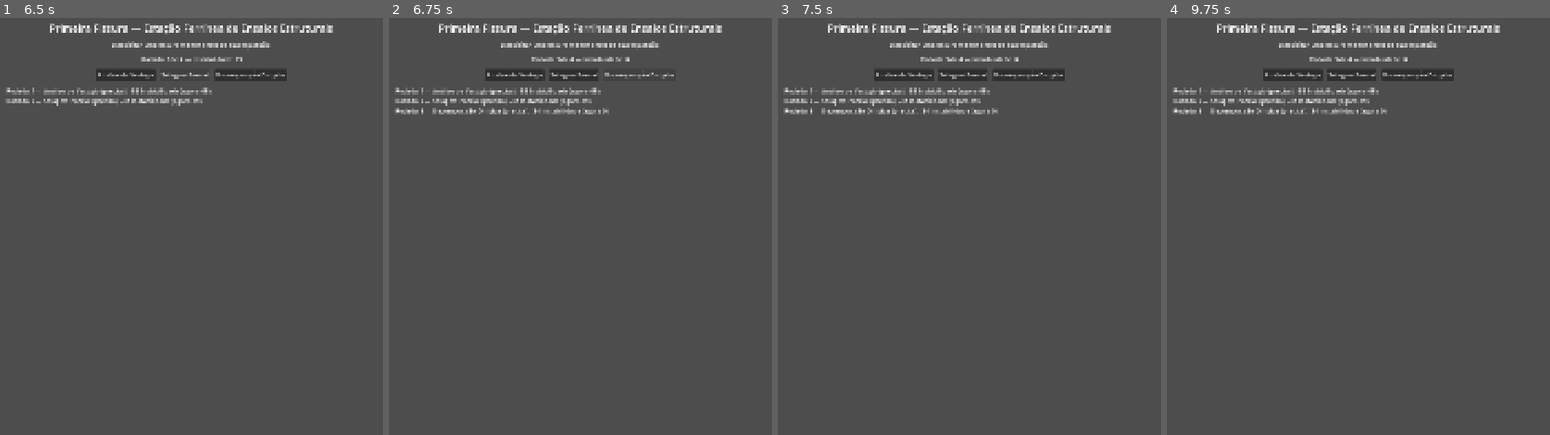
Above: before the commit, frames 1-4 (left to right).
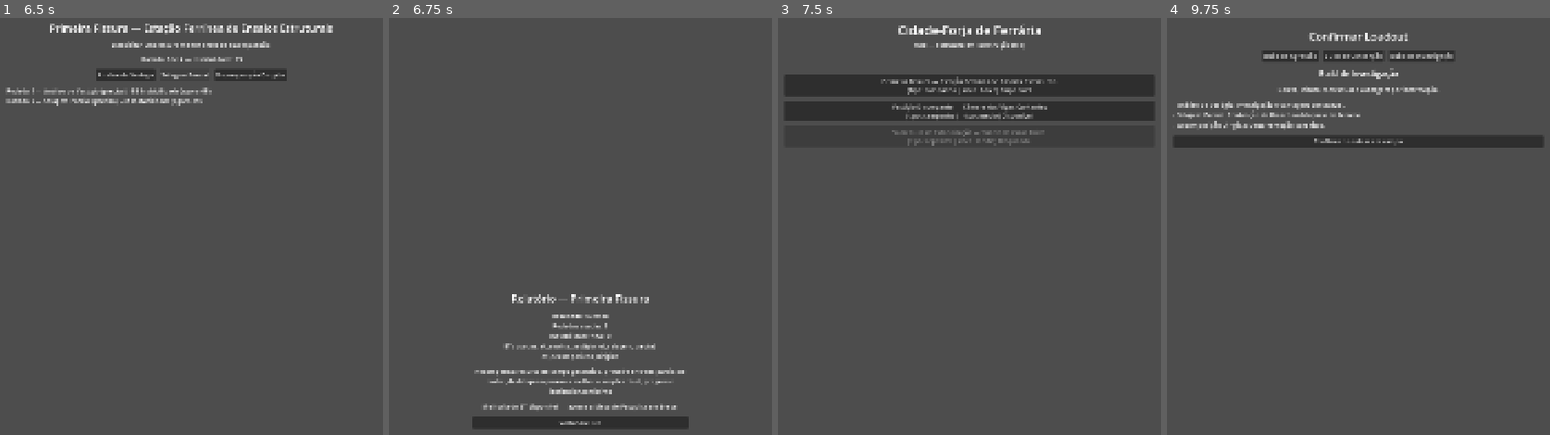
Above: after the commit, the same moments.

Repository: itsmeluan/azoth-breach
Game: Godot game, scene res://scenes/app/app_shell.tscn
Two runs of this game, one before a commit and one after it. Both use one fixed random seed, a clock stepped at 60 frames per second and the inputs below.
Inputs (mouse positions are in pixels of both pictures, inside the frame that each line leads up to):
- Up to frame 1 (6.5 s): click "Primeira Fissura — Estação Fe…" at 0.5 s; click "Seguir" at 1.25 s; click "Build de Agressão" at 2 s; click "Build de Contenção" at 2.75 s; click "Build de Investigação" at 3.5 s; click "Confirmar e entrar em campo" at 4.25 s; click "Análise de Vestígio" at 5 s; click "Selagem Parcial" at 5.75 s
- Up to frame 2 (6.75 s): click "Decomposição Dirigida" at 6.5 s
- Up to frame 3 (7.5 s): click (969, 422) at 7.25 s, where only the run after the commit has a clickable "Voltar ao Hub"
- Up to frame 4 (9.75 s): click (1358, 109) at 8 s, where only the run after the commit has a clickable "Vestígio Discrepante — Câmara…"; click (1293, 76) at 8.75 s, where only the run before the commit has a clickable "Análise de Vestígio"; click (1358, 393) at 9.5 s, where only the run after the commit has a clickable "Seguir"

Frame 1 is identical in both runs. In frame 2, 7.6% of the frame differs, in the area x 1-87%, y 1-99%; in frame 3, 11%, in the area x 1-99%, y 1-31%; in frame 4, 8.9%.
Error before the commit: Invalid call. Nonexistent function 'complete_operation' in base 'Node (slice_state.gd)'. (res://scripts/features/operations/operation_field_screen.gd:97)

Commit message:
BL-014, BL-006: recompensa e retorno pós-operação 01
Cria scenes/reports/report_screen.tscn: relatório básico (resultado,
rodadas usadas, instabilidade final, ETs usadas) e recompensa
(rewards_guaranteed da operação, mesmo formato de slug de
briefing_screen.gd), fechando o loop com botão "Voltar ao Hub".

Adiciona SliceState.complete_operation(operation_id): marca a operação
como concluída e aplica unlocks_on_complete ao operations_unlocked. O
OperationBoard do Hub já lê SliceState dinamicamente desde TK-M1-007,
então Vestígio Discrepante aparece disponível automaticamente na
próxima visita ao Hub, sem nenhuma mudança lá. Persistência em disco
fica para BL-019/M4 — a mudança em memória já é suficiente para o
critério de saída de M2 (o jogador percebe que o jogo mudou de
estado).

Conflito documental sinalizado e resolvido com o usuário: BL-006 lista
BL-015 (Mesa de Pesquisa Inicial) como dependência, mas 05.12 coloca
BL-015 só em M3 — BL-006 não pode de fato depender de um sistema que
só existe depois. O item "notificação de melhoria disponível" de
BL-006 vira um aviso textual estático na tela de relatório, sem nenhum
sistema funcional de pesquisa (que continua sendo construído de
verdade só em M3, quando BL-015 for implementado).

Validado headless: parse limpo, e simulação completa confirmando
título/resumo/recompensas/aviso do relatório, SliceState.operations_completed
e operations_unlocked corretos, e o quadro de operações do Hub já
mostrando Vestígio Discrepante disponível após o retorno — via debug
temporário removido antes do commit.

Refs: BL-014, BL-006 (docs/05_produto/AZOTH_05.11) — fecha o loop de M2

Diff:
--- /dev/null
+++ b/game/scenes/reports/report_screen.tscn
@@ -0,0 +1,56 @@
+[gd_scene load_steps=2 format=3]
+
+[ext_resource type="Script" path="res://scripts/features/reports/report_screen.gd" id="1"]
+
+[node name="ReportScreen" type="Control"]
+layout_mode = 3
+anchors_preset = 15
+anchor_right = 1.0
+anchor_bottom = 1.0
+grow_horizontal = 2
+grow_vertical = 2
+script = ExtResource("1")
+
+[node name="Content" type="VBoxContainer" parent="."]
+layout_mode = 1
+anchors_preset = 8
+anchor_left = 0.5
+anchor_top = 0.5
+anchor_right = 0.5
+anchor_bottom = 0.5
+offset_left = -280.0
+offset_top = -180.0
+offset_right = 280.0
+offset_bottom = 180.0
+grow_horizontal = 2
+grow_vertical = 2
+theme_override_constants/separation = 16
+
+[node name="TitleLabel" type="Label" parent="Content"]
+layout_mode = 2
+theme_override_font_sizes/font_size = 26
+autowrap_mode = 3
+text = ""
+horizontal_alignment = 1
+
+[node name="SummaryLabel" type="Label" parent="Content"]
+layout_mode = 2
+autowrap_mode = 3
+text = ""
+horizontal_alignment = 1
+
+[node name="RewardsLabel" type="Label" parent="Content"]
+layout_mode = 2
+autowrap_mode = 3
+text = ""
+horizontal_alignment = 1
+
+[node name="ResearchNoticeLabel" type="Label" parent="Content"]
+layout_mode = 2
+autowrap_mode = 3
+text = ""
+horizontal_alignment = 1
+
+[node name="ReturnButton" type="Button" parent="Content"]
+layout_mode = 2
+text = "Voltar ao Hub"
--- /dev/null
+++ b/game/scripts/features/reports/report_screen.gd
@@ -0,0 +1,53 @@
+extends Control
+
+const OperationLoader = preload("res://scripts/services/operation_loader.gd")
+
+signal navigate_to(scene_path: String, context: Dictionary)
+
+const HUB_SCENE := "res://scenes/hub/hub_screen.tscn"
+
+var _context: Dictionary = {}
+
+@onready var title_label: Label = $Content/TitleLabel
+@onready var summary_label: Label = $Content/SummaryLabel
+@onready var rewards_label: Label = $Content/RewardsLabel
+@onready var research_notice_label: Label = $Content/ResearchNoticeLabel
+@onready var return_button: Button = $Content/ReturnButton
+
+
+func set_context(context: Dictionary) -> void:
+	_context = context
+
+
+func _ready() -> void:
+	var operation := _find_operation(_context.get("operation_id", ""))
+
+	title_label.text = "Relatório — %s" % operation.get("name", "")
+	summary_label.text = "Resultado: %s\nRodadas usadas: %d\nInstabilidade final: %d\nETs usadas: %s" % [
+		_context.get("outcome", ""),
+		_context.get("rounds_used", 0),
+		_context.get("final_instability", 0),
+		", ".join(_context.get("ets_used", [])),
+	]
+
+	var rewards: Array = operation.get("rewards_guaranteed", [])
+	rewards_label.text = "Recompensa: %s" % ", ".join(rewards.map(_format_slug))
+
+	research_notice_label.text = "Melhoria de ET disponível — acesse a Mesa de Pesquisa em breve."
+
+	return_button.pressed.connect(_on_return_pressed)
+
+
+func _find_operation(operation_id: String) -> Dictionary:
+	for operation in OperationLoader.load_all():
+		if operation.get("id") == operation_id:
+			return operation
+	return {}
+
+
+func _format_slug(slug: String) -> String:
+	return String(slug).replace("_", " ")
+
+
+func _on_return_pressed() -> void:
+	navigate_to.emit(HUB_SCENE, {})
--- a/game/scripts/state/slice_state.gd
+++ b/game/scripts/state/slice_state.gd
@@ -1,4 +1,6 @@
 extends Node
+
+const OperationLoader = preload("res://scripts/services/operation_loader.gd")
 
 const INITIAL_STATE_PATH := "res://data/state_templates/slice_state_initial.json"
 
@@ -39,3 +41,14 @@
 
 func is_operation_completed(operation_id: String) -> bool:
 	return operations_completed.has(operation_id)
+
+
+func complete_operation(operation_id: String) -> void:
+	if not operations_completed.has(operation_id):
+		operations_completed.append(operation_id)
+	for operation in OperationLoader.load_all():
+		if operation.get("id") == operation_id:
+			for unlocked_id in operation.get("unlocks_on_complete", []):
+				if not operations_unlocked.has(unlocked_id):
+					operations_unlocked.append(unlocked_id)
+			break
Not shown, added: game/scripts/features/reports/report_screen.gd.uid
